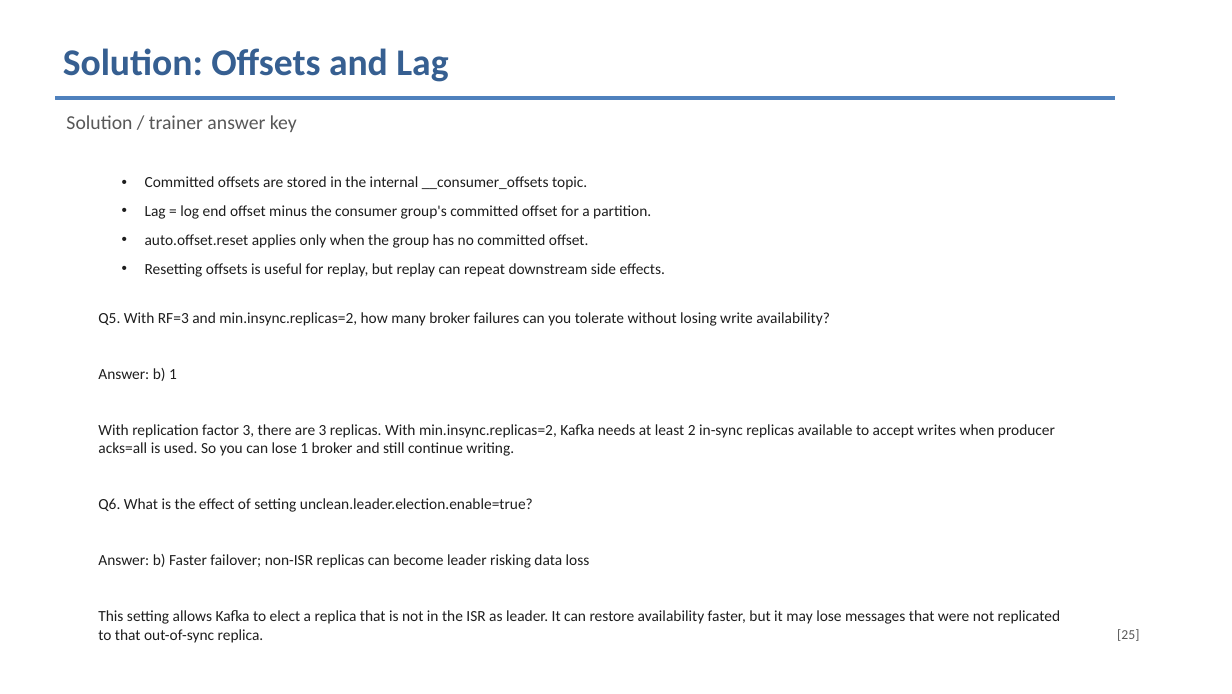
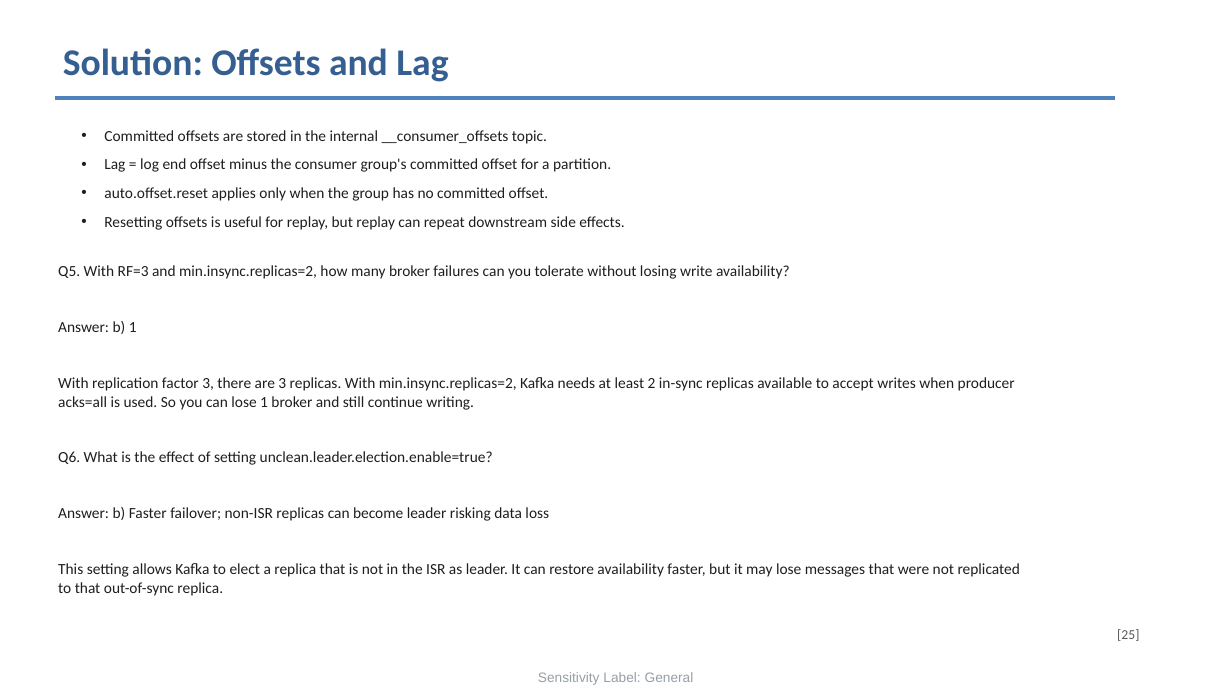
Before and after one commit to Icynima/Medallion-pipeline, a slide deck: slide 30 of Week_01/Day_03/Slides/Day_03_Slides.pptx (slide 24 before the commit). Drawn at 1232x694 pixels with LibreOffice and Linux fonts; fonts in the diff are those of the drawing. Boxes give left, top, right and bottom in pixels: in the first picture for what was removed or moved away, otherwise in the second. Text is boxed around its words. In the diff, an @@ line names an element or a change of style, - is before the commit and + after.

```diff
--- a/Week_01/Day_03/Slides/Day_03_Slides.pptx
+++ b/Week_01/Day_03/Slides/Day_03_Slides.pptx
@@ text removed at (x1=66, y1=115, x2=297, y2=132) @@
-Solution / trainer answer key
@@ text "Committed offsets are stored in ..." moved from (x1=98, y1=176, x2=1060, y2=643) to (x1=58, y1=130, x2=1020, y2=596) @@
@@ text added at (x1=538, y1=672, x2=694, y2=685), 8 pt, text #2E404D at 50% opacity @@
+Sensitivity Label: General
```
Also in this commit, not shown: 70 other slides changed, 7 slides added, 1 slide removed, 5 other files.
